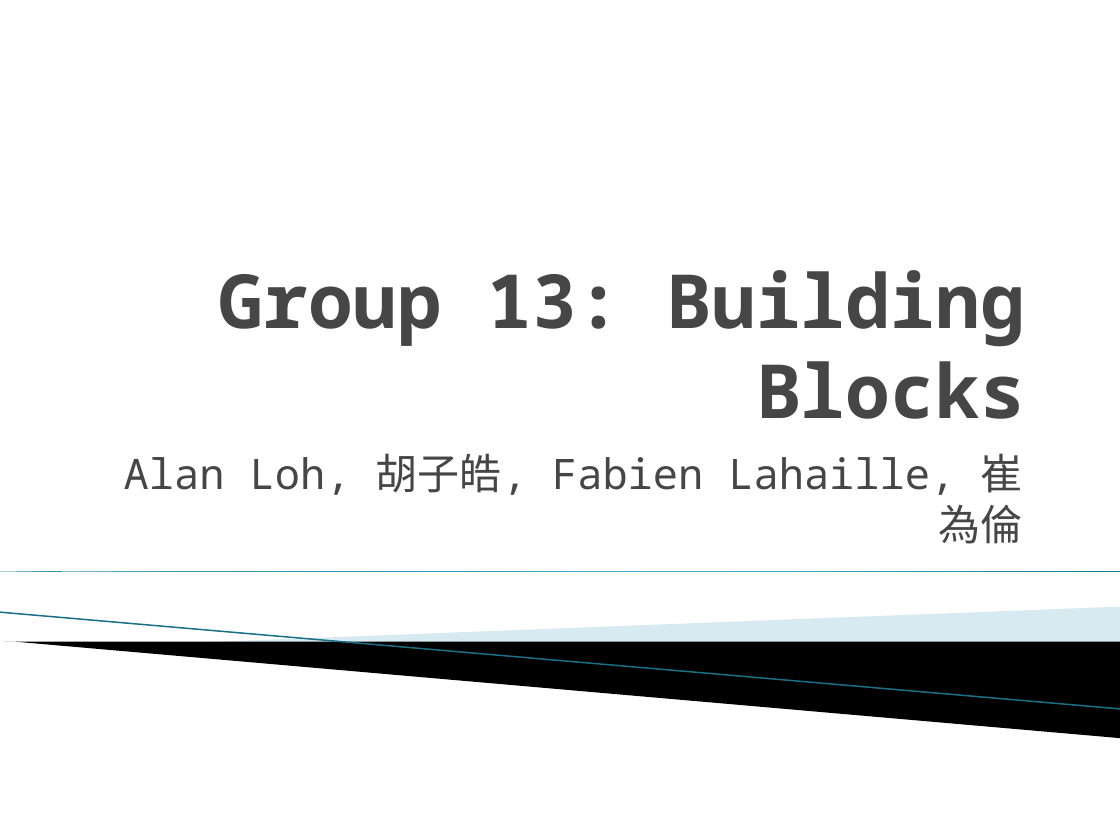
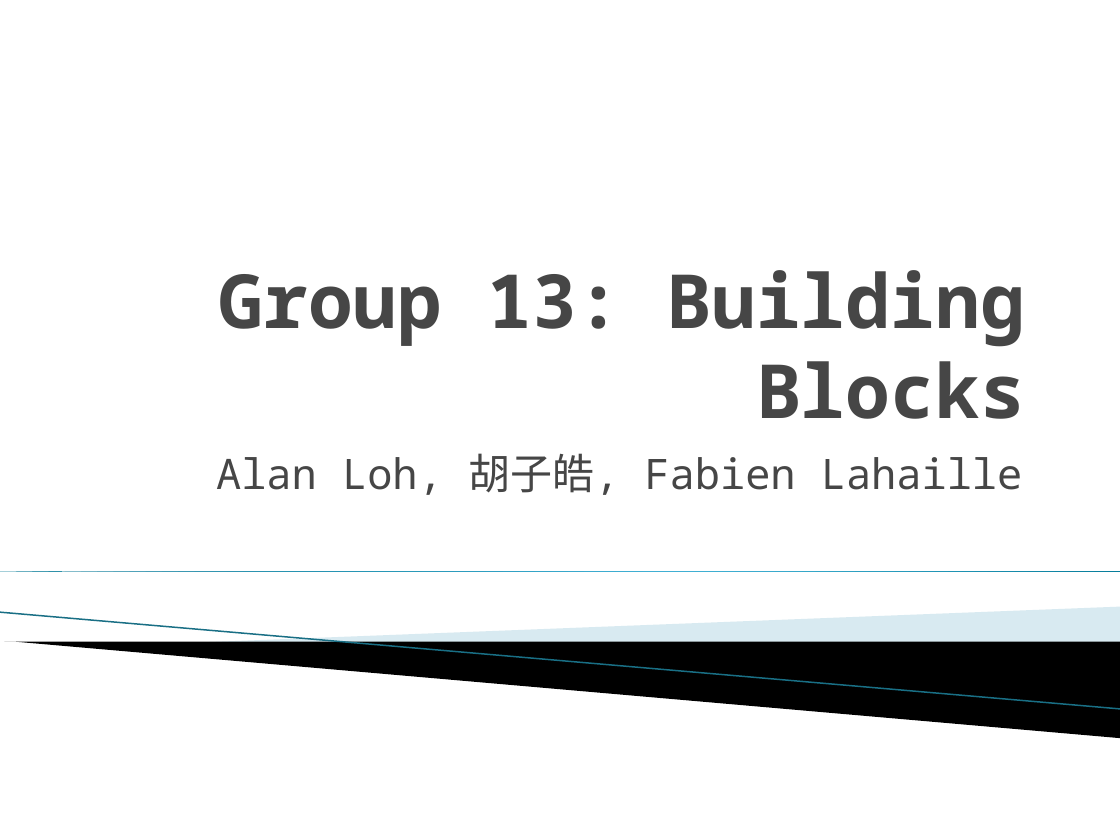
Before and after one commit to yaluen/Robotics2015, a slide deck: slide 1 of Final Project/Proposal.pptx. Drawn at 1120x840 pixels with LibreOffice and Linux fonts; fonts in the diff are those of the drawing; background and template pictures are left out. Boxes give left, top, right and bottom in pixels: in the first picture for what was removed or moved away, otherwise in the second. Text is boxed around its words. In the diff, an @@ line names an element or a change of style, - is before the commit and + after.

```diff
--- a/Final Project/Proposal.pptx
+++ b/Final Project/Proposal.pptx
@@ subtitle at [216,453,1023,495]: text changed @@
-Alan Loh, 胡子皓, Fabien Lahaille, 崔為倫
+Alan Loh, 胡子皓, Fabien Lahaille
```
Also in this commit, not shown: 2 other files.
